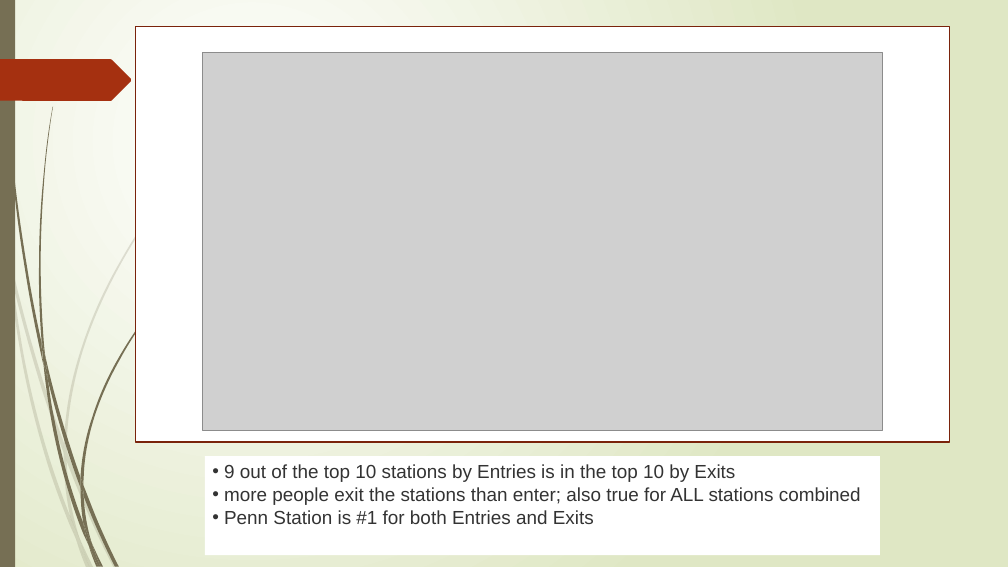
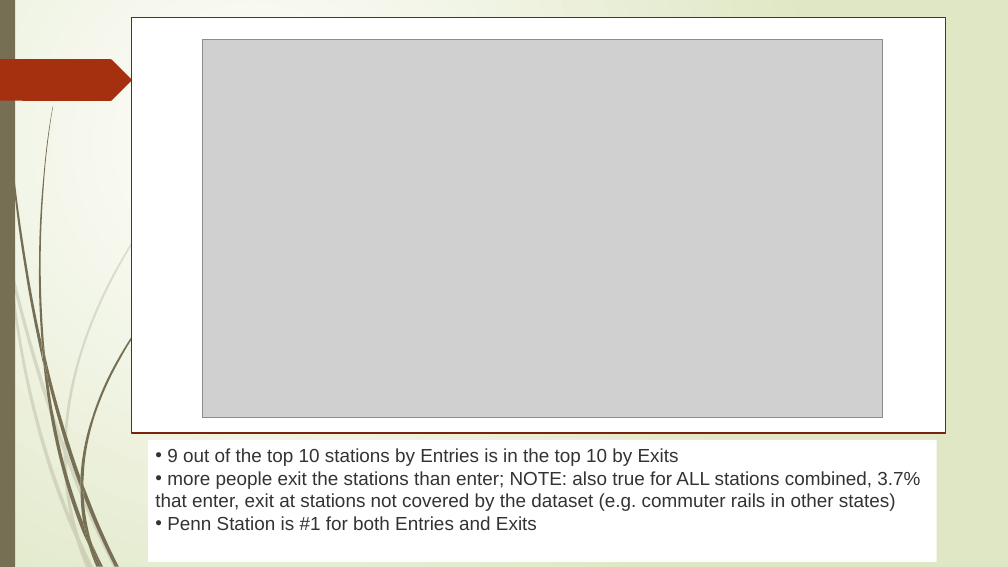
Before and after one commit to jaykwon2/MTA_EDA, a slide deck: slide 4 of EDA-MTA_presentation.pptx. Drawn at 1008x567 pixels with LibreOffice and Linux fonts; fonts in the diff are those of the drawing; grey boxes stand for pictures. Boxes give left, top, right and bottom in pixels: in the first picture for what was removed or moved away, otherwise in the second. Text is boxed around its words. In the diff, an @@ line names an element or a change of style, - is before the commit and + after.

```diff
--- a/EDA-MTA_presentation.pptx
+++ b/EDA-MTA_presentation.pptx
@@ rectangle: place and size @@
-rectangle at <box>135,26,949,442</box>
+rectangle at <box>132,17,945,433</box>
@@ picture: place and size @@
-picture at <box>203,52,883,430</box>
+picture at <box>203,40,883,418</box>
@@ rectangle "9 out of the top ...": place and size @@
-rectangle "9 out of the top ..." at <box>205,456,880,555</box>
+rectangle "9 out of the top ..." at <box>148,440,937,563</box>
@@ text in rectangle at <box>155,471,920,511</box>: text changed @@
-• more people exit the stations than enter; also true for ALL stations combined
+• more people exit the stations than enter; NOTE: also true for ALL stations combined, 3.7% that enter, exit at stations not covered by the dataset (e.g. commuter rails in other states)
```
Also in this commit, not shown: 5 other slides changed, 2 other files.
